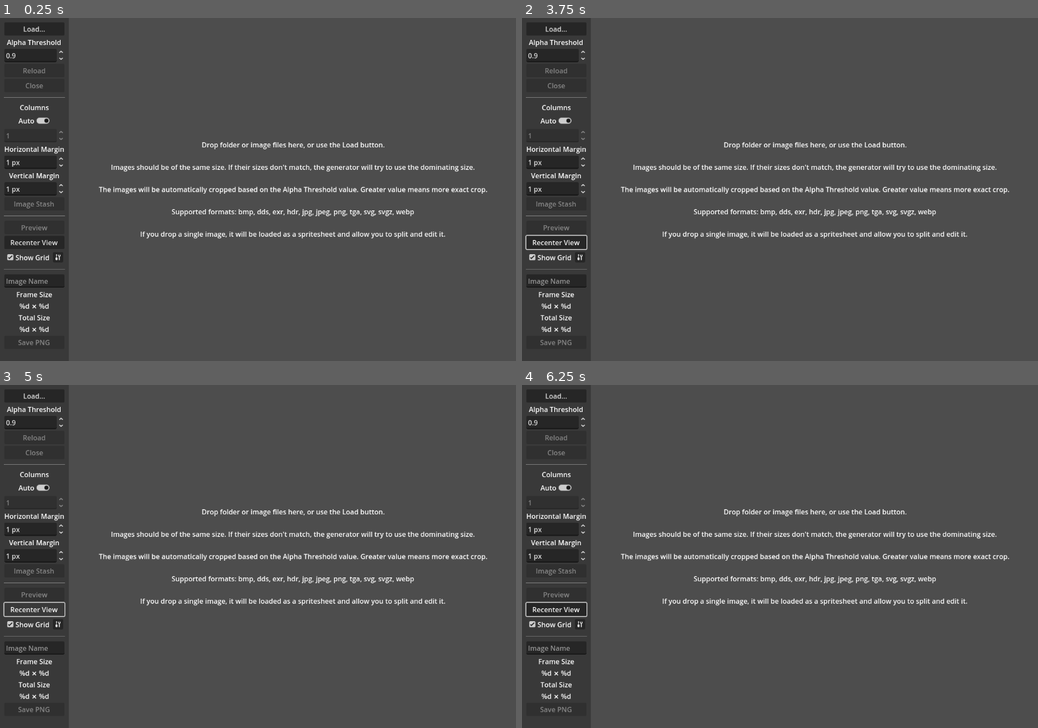
Above: before the commit, frames 1-4 (two rows, left to right).
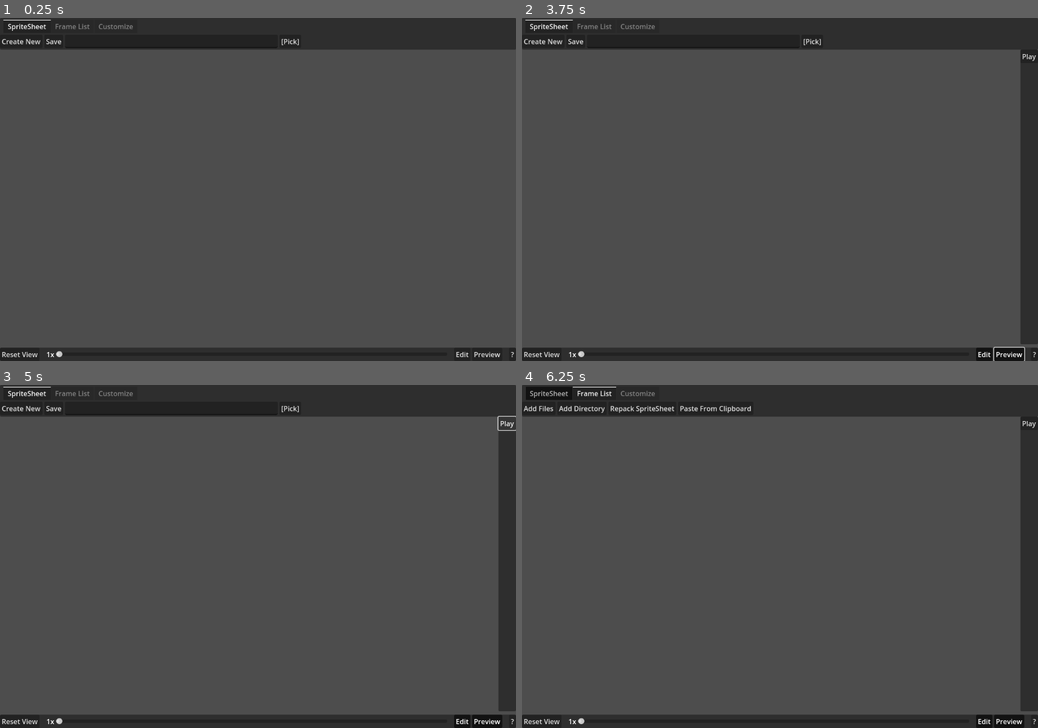
Above: after the commit, the same moments.

Repository: KoBeWi/Godot-Spritesheet-Generator
Game: Godot game, scene res://Rework/Main.tscn
Two runs of this game, one before a commit and one after it. Both use one fixed random seed, a clock stepped at 60 frames per second and the inputs below. Before the commit the project starts from res://Source/Main.tscn.
Inputs (mouse positions are in pixels of both pictures, inside the frame that each line leads up to):
- Up to frame 1 (0.25 s): no input
- Up to frame 2 (3.75 s): click (558, 240) at 0.5 s, where only the run before the commit has a clickable "Recenter View"; click "Recenter View" (after the commit: "[Pick]") at 1.25 s; click "Recenter View" (after the commit: "Reset View") at 2 s; click (986, 354) at 2.75 s, where only the run after the commit has a clickable "Edit"; click (1007, 354) at 3.5 s, where only the run after the commit has a clickable "Preview"
- Up to frame 3 (5 s): click "Recenter View" (after the commit: "Play") at 4.25 s
- Up to frame 4 (6.25 s): click "Recenter View" (after the commit: "Play") at 5 s; click (542, 409) at 5.75 s, where only the run after the commit has a clickable "Create New"

The runs differ from the first frame. In frame 1, 19% of the frame differs, in the area x 0-100%, y 0-100%; in frame 2, 22%; in frame 3, 21%; in frame 4, 22%.

Commit message:
Progress

Diff:
--- a/Rework/FrameContainer.tscn
+++ b/Rework/FrameContainer.tscn
@@ -1,9 +1,24 @@
-[gd_scene load_steps=3 format=3 uid="uid://c6ce0mrlnw0ui"]
+[gd_scene load_steps=6 format=3 uid="uid://c6ce0mrlnw0ui"]
 
 [ext_resource type="Script" path="res://Rework/FrameContainer.gd" id="1_ed2o7"]
 
 [sub_resource type="StyleBoxFlat" id="StyleBoxFlat_lf3nw"]
 bg_color = Color(1, 1, 1, 0.12549)
+
+[sub_resource type="StyleBoxFlat" id="StyleBoxFlat_dq8w2"]
+draw_center = false
+border_width_left = 1
+border_width_top = 1
+border_width_right = 1
+border_width_bottom = 1
+border_color = Color(1, 0.821741, 0, 1)
+
+[sub_resource type="Gradient" id="Gradient_i7qgq"]
+
+[sub_resource type="GradientTexture2D" id="GradientTexture2D_fn708"]
+gradient = SubResource("Gradient_i7qgq")
+width = 8
+height = 8
 
 [node name="FrameContainer" type="MarginContainer"]
 offset_right = 100.0
@@ -17,3 +32,21 @@
 modulate = Color(0, 0, 0, 1)
 layout_mode = 2
 theme_override_styles/panel = SubResource("StyleBoxFlat_lf3nw")
+
+[node name="Selection" type="Panel" parent="."]
+visible = false
+layout_mode = 2
+theme_override_styles/panel = SubResource("StyleBoxFlat_dq8w2")
+
+[node name="ModifiedIndicator" type="TextureRect" parent="."]
+visible = false
+layout_mode = 2
+size_flags_horizontal = 8
+size_flags_vertical = 8
+texture = SubResource("GradientTexture2D_fn708")
+
+[node name="TODO" type="Node" parent="ModifiedIndicator"]
+editor_description = "Pokazuje, czy klatka jest oryginalna (nieprzycięta itp)
+Może niepotrzebne
+W sumie można reset/reload
+I dać original image w Frame??"
--- a/Rework/Main.gd
+++ b/Rework/Main.gd
@@ -25,8 +25,8 @@
 		return
 
 	var frame := SpriteSheet.Frame.new()
-	frame.image = DisplayServer.clipboard_get_image()
-	frame.texture = ImageTexture.create_from_image(frame.image)
+	frame.source_image = DisplayServer.clipboard_get_image()
+	frame.initialize()
 	spritesheet.frames.append(frame)
 
 	sprite_sheet_grid.update_frame_list()
--- a/Rework/Main.tscn
+++ b/Rework/Main.tscn
@@ -78,28 +78,41 @@
 
 [node name="Button" type="Button" parent="PanelContainer/MarginContainer/Tabs/Frame List"]
 layout_mode = 2
-text = "Repack Spritesheet"
+text = "Repack SpriteSheet"
 
 [node name="Button4" type="Button" parent="PanelContainer/MarginContainer/Tabs/Frame List"]
 layout_mode = 2
 text = "Paste From Clipboard"
 
-[node name="Layout" type="HBoxContainer" parent="PanelContainer/MarginContainer/Tabs"]
+[node name="Customize" type="HBoxContainer" parent="PanelContainer/MarginContainer/Tabs"]
 visible = false
 layout_mode = 2
 metadata/_tab_index = 2
 
-[node name="Preview" type="HBoxContainer" parent="PanelContainer/MarginContainer/Tabs"]
-visible = false
-layout_mode = 2
-metadata/_tab_index = 3
-
-[node name="SpriteSheetView" type="Control" parent="."]
+[node name="Button5" type="Button" parent="PanelContainer/MarginContainer/Tabs/Customize"]
+layout_mode = 2
+text = "Group Crop"
+
+[node name="TODO" type="Node" parent="PanelContainer/MarginContainer/Tabs/Customize/Button5"]
+editor_description = "Warning jak różny rozmiar i opcja auto wyboru"
+
+[node name="VSplitContainer" type="VSplitContainer" parent="."]
+layout_mode = 2
+size_flags_vertical = 3
+theme_override_constants/separation = 0
+
+[node name="HBoxContainer" type="HSplitContainer" parent="VSplitContainer"]
+layout_mode = 2
+size_flags_vertical = 3
+theme_override_constants/separation = 0
+
+[node name="SpriteSheetView" type="Control" parent="VSplitContainer/HBoxContainer"]
 clip_contents = true
 layout_mode = 2
+size_flags_horizontal = 3
 size_flags_vertical = 3
 
-[node name="SpriteSheetGrid" type="GridContainer" parent="SpriteSheetView"]
+[node name="SpriteSheetGrid" type="GridContainer" parent="VSplitContainer/HBoxContainer/SpriteSheetView"]
 unique_name_in_owner = true
 layout_mode = 1
 anchors_preset = 8
@@ -115,6 +128,24 @@
 grow_vertical = 2
 script = ExtResource("2_npgqu")
 
+[node name="Preview" type="PanelContainer" parent="VSplitContainer/HBoxContainer"]
+visible = false
+layout_mode = 2
+
+[node name="VBoxContainer" type="VBoxContainer" parent="VSplitContainer/HBoxContainer/Preview"]
+layout_mode = 2
+
+[node name="HBoxContainer" type="HBoxContainer" parent="VSplitContainer/HBoxContainer/Preview/VBoxContainer"]
+layout_mode = 2
+
+[node name="Button" type="Button" parent="VSplitContainer/HBoxContainer/Preview/VBoxContainer/HBoxContainer"]
+layout_mode = 2
+text = "Play"
+
+[node name="Edit" type="PanelContainer" parent="VSplitContainer"]
+visible = false
+layout_mode = 2
+
 [node name="PanelContainer2" type="PanelContainer" parent="."]
 layout_mode = 2
 
@@ -129,7 +160,6 @@
 [node name="HBoxContainer" type="HBoxContainer" parent="PanelContainer2/Navigation"]
 layout_mode = 2
 size_flags_horizontal = 3
-size_flags_stretch_ratio = 3.0
 
 [node name="Label2" type="Label" parent="PanelContainer2/Navigation/HBoxContainer"]
 layout_mode = 2
@@ -140,9 +170,18 @@
 size_flags_horizontal = 3
 size_flags_vertical = 4
 
-[node name="Spacer" type="Control" parent="PanelContainer2/Navigation"]
-layout_mode = 2
-size_flags_horizontal = 3
+[node name="HBoxContainer2" type="HBoxContainer" parent="PanelContainer2/Navigation"]
+layout_mode = 2
+
+[node name="Button3" type="Button" parent="PanelContainer2/Navigation/HBoxContainer2"]
+layout_mode = 2
+toggle_mode = true
+text = "Edit"
+
+[node name="Button4" type="Button" parent="PanelContainer2/Navigation/HBoxContainer2"]
+layout_mode = 2
+toggle_mode = true
+text = "Preview"
 
 [node name="Button2" type="Button" parent="PanelContainer2/Navigation"]
 layout_mode = 2
@@ -171,4 +210,6 @@
 
 [connection signal="pressed" from="PanelContainer/MarginContainer/Tabs/SpriteSheet/Button5" to="." method="_new_spritesheet"]
 [connection signal="pressed" from="PanelContainer/MarginContainer/Tabs/Frame List/Button4" to="." method="_paste_image_from_clipboard"]
+[connection signal="toggled" from="PanelContainer2/Navigation/HBoxContainer2/Button3" to="VSplitContainer/Edit" method="set_visible"]
+[connection signal="toggled" from="PanelContainer2/Navigation/HBoxContainer2/Button4" to="VSplitContainer/HBoxContainer/Preview" method="set_visible"]
 [connection signal="toggled" from="PanelContainer2/Navigation/Button2" to="PanelContainer2/Navigation/Button2/PanelContainer" method="set_visible"]
--- a/Rework/SpriteSheetGrid.gd
+++ b/Rework/SpriteSheetGrid.gd
@@ -3,7 +3,7 @@
 const FrameContainer = preload("res://Rework/FrameContainer.gd")
 
 func update_frame_list():
-	var missing_frames: Array[SpriteSheet.Frame] = owner.spritesheet.frames
+	var missing_frames: Array[SpriteSheet.Frame] = owner.spritesheet.frames.duplicate()
 
 	# coś tu nie działa jak się wkleja wielokrotnie
 	for container: FrameContainer in get_children():
--- a/Rework/Spritesheet.gd
+++ b/Rework/Spritesheet.gd
@@ -2,8 +2,13 @@
 
 class Frame:
 	var file_path: String
+	var source_image: Image # TODO
 	var image: Image
 	var texture: Texture
+
+	func initialize():
+		image = source_image.duplicate()
+		texture = ImageTexture.create_from_image(image)
 
 var frames: Array[Frame]
 var unused_frames: Array[Frame]
--- a/project.godot
+++ b/project.godot
@@ -12,8 +12,8 @@
 
 config/name="Spritesheet-inator"
 config/tags=PackedStringArray("tool")
-run/main_scene="res://Source/Main.tscn"
-config/features=PackedStringArray("4.3")
+run/main_scene="res://Rework/Main.tscn"
+config/features=PackedStringArray("4.4")
 config/icon="res://Icon.png"
 
 [debug]
Not shown, added: .png.import
Binary file added: CutterTest.png
Not shown, added: CutterTest.png.import
Not shown, added: .editorconfig
Not shown, added: .png
